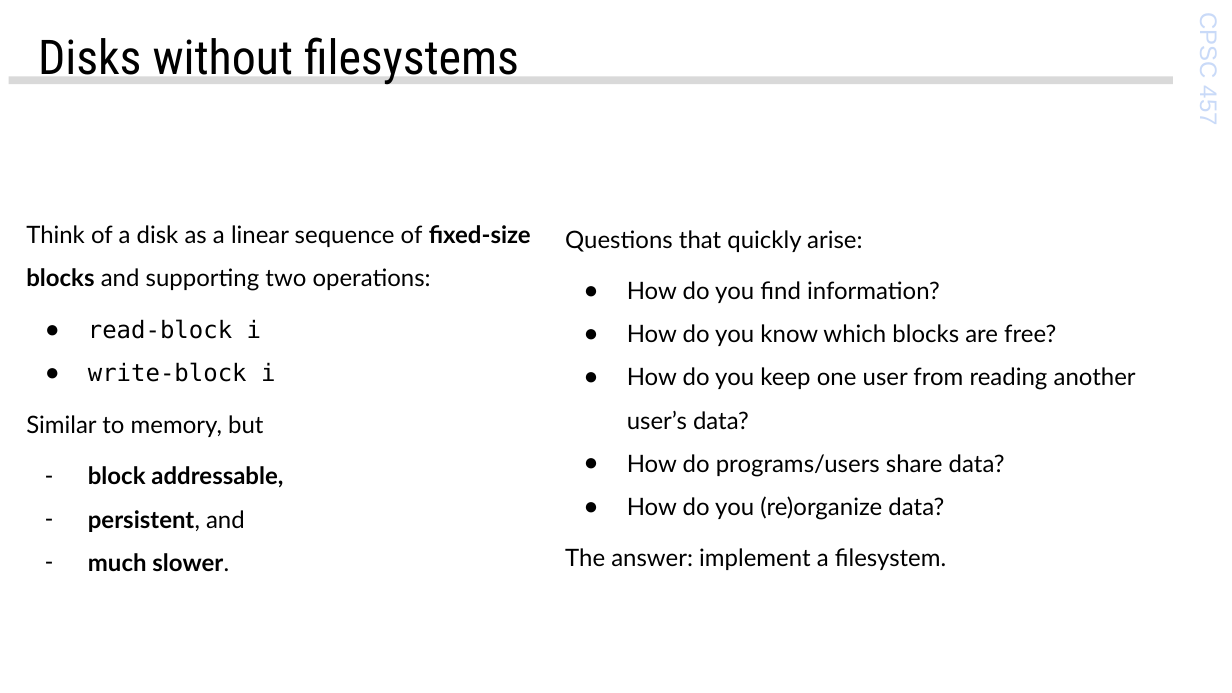
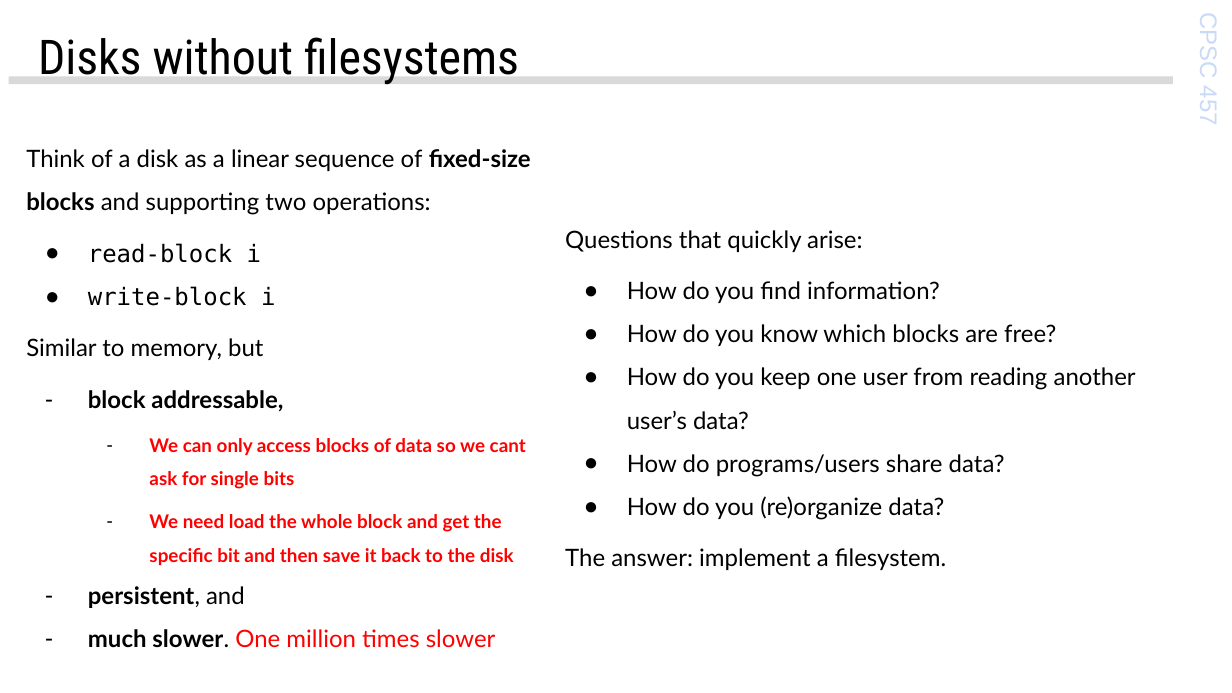
Before and after one commit to ScanonA/HW, a slide deck: slide 4 of cpsc457/classNotes/19ab-filesystems.pptx. Drawn at 1232x693 pixels with LibreOffice and Linux fonts; fonts in the diff are those of the drawing; background and template pictures are left out. Boxes give left, top, right and bottom in pixels: in the first picture for what was removed or moved away, otherwise in the second. Text is boxed around its words. In the diff, an @@ line names an element or a change of style, - is before the commit and + after.

```diff
--- a/cpsc457/classNotes/19ab-filesystems.pptx
+++ b/cpsc457/classNotes/19ab-filesystems.pptx
@@ text at box(149, 438, 526, 565): paragraphs added @@
+  – We can only access blocks of data so we cant ask for single bits
+  – We need load the whole block and get the specific bit and then save it back to the disk
@@ text at box(88, 629, 496, 648): text changed; text colour #000000 to #FF0000; bold off @@
-– much slower.
+– much slower. One million times slower
```
Also in this commit, not shown: 3 other slides changed, 3 other files.
